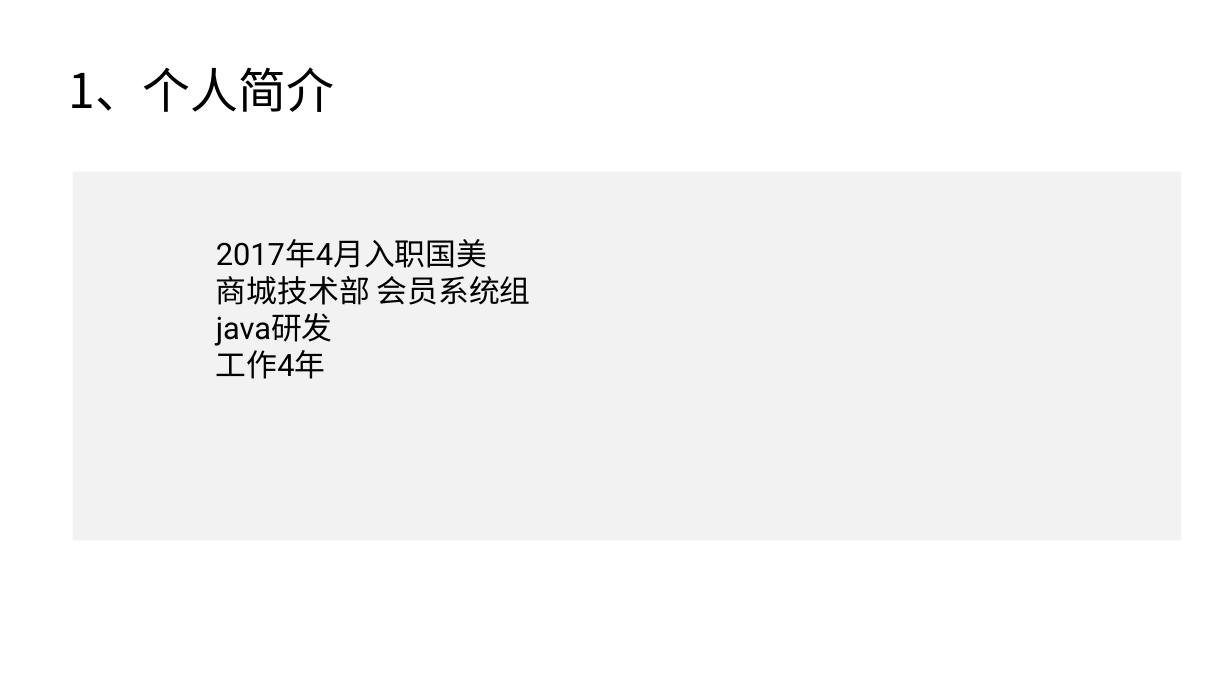
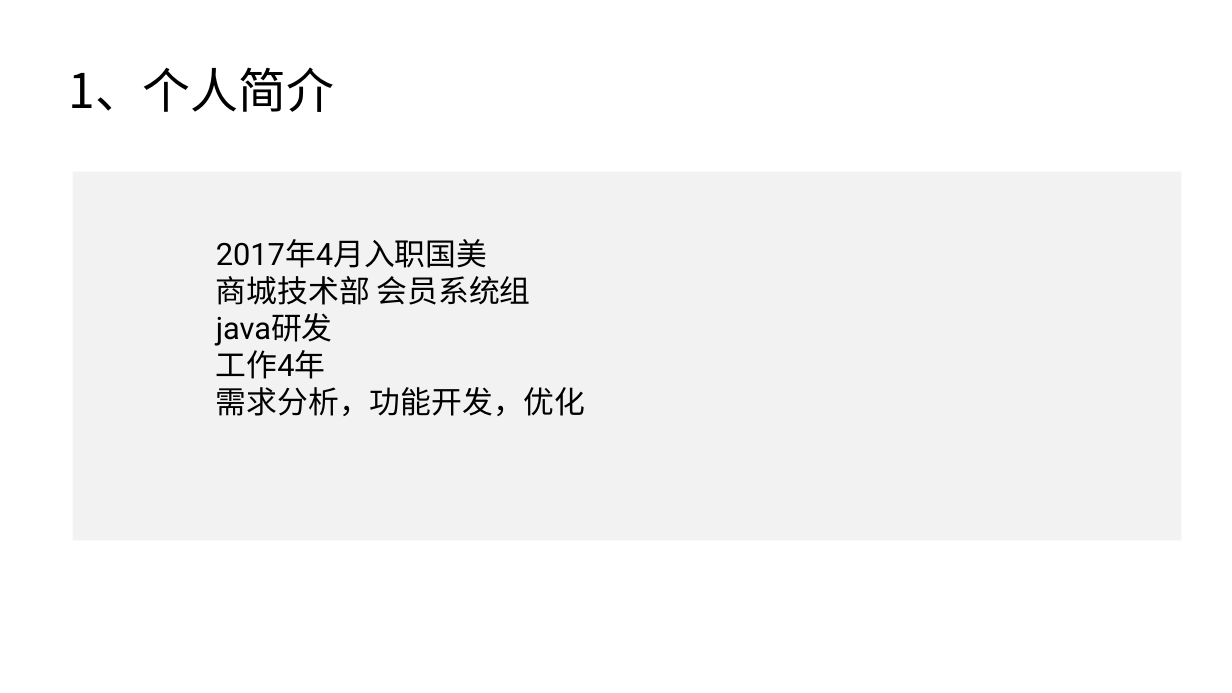
Before and after one commit to wl1990/disuser_wr, a slide deck: slide 3 of src/doc/职级评审_商城技术部.pptx. Drawn at 1232x693 pixels with LibreOffice and Linux fonts; fonts in the diff are those of the drawing; background and template pictures are left out. Boxes give left, top, right and bottom in pixels: in the first picture for what was removed or moved away, otherwise in the second. Text is boxed around its words. In the diff, an @@ line names an element or a change of style, - is before the commit and + after.

```diff
--- a/src/doc/职级评审_商城技术部.pptx
+++ b/src/doc/职级评审_商城技术部.pptx
@@ text at [216, 387, 586, 416]: paragraph added @@
+需求分析，功能开发，优化
```
Also in this commit, not shown: 5 other slides changed.
